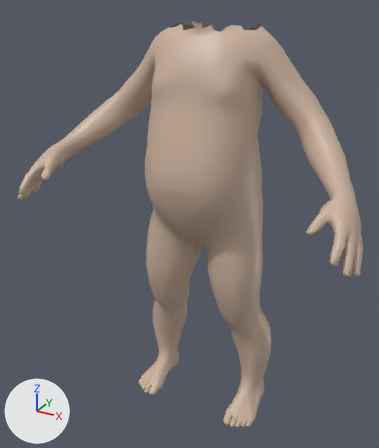
One commit to the COLLADA model models/baby_body.dae: the scene before it, then after it.
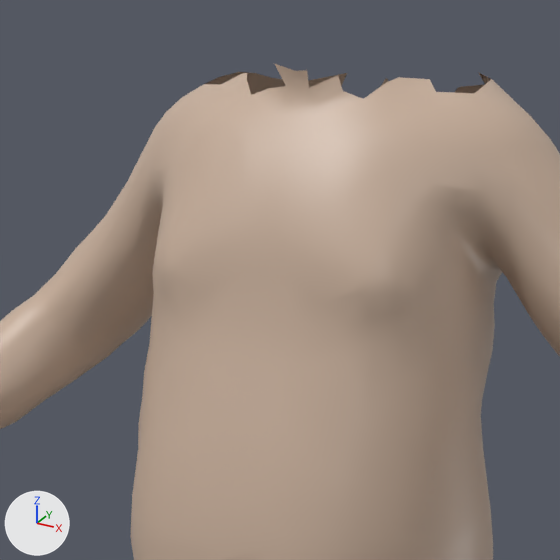
The first picture shows the older version from a 50 mm lens placed at (2.555, -5.181, 4.919), pointed at (-0.079, -0.393, 2.524). The close-ups show both versions on the part from 27% to 75% of the width and 0% to 40% of the height of that picture. Arrows for +X, +Y and +Z are at lower left; the lights stay in place.

The scene before the commit, as lines of its bpy script (objects in view):
```python
mat_baby_body_defaultskin_002_002 = principled_material('Baby_Body_Defaultskin_002_002')
mat_baby_body_defaultskin_002_002.base_color = (0.59, 0.44, 0.338)  # beige #cab19d
mat_baby_body_defaultskin_002_002.roughness = 0.44
me_baby_body_001 = bpy.data.meshes.new('Baby:Body.001')
me_baby_body_001.from_pydata(...)  # 2691 vertices, 5344 faces; spans x -1.94..1.94, y -1.29..0.4, z 0.0..4.67
me_baby_body_001.materials.append(mat_baby_body_defaultskin_002_002)  # beige #cab19d
ob_baby_body_0012 = bpy.data.objects.new('Baby_Body_0012', me_baby_body_001)
ob_baby_body_0012.location = (0.0, 0.0, 0.0)
```
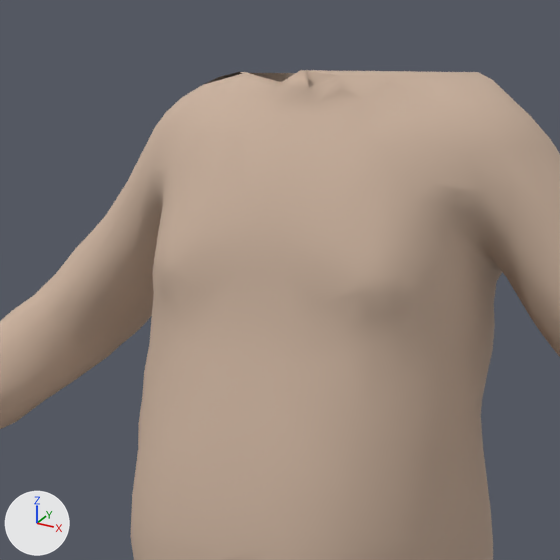
Edits to the scene script, one JSON object a line:
```json
{"op": "set", "path": "mat_baby_body_defaultskin_002_002.roughness", "old": "0.44", "new": "0.9"}
{"block": "me_baby_body_001", "where": "me_baby_body_001.from_pydata(...)  # 2691 vertices, 5344 faces; spans x -1.94..1.94, y -1.29..0.4, z 0.0..4.67"}
{"block": "me_baby_body_001", "where": "# used by ob_baby_body_0012; location = (0.0, 0.0, 0.0)"}
{"block": "me_baby_body_001", "change": "me_baby_body_001 part 1"}
{"op": "set", "path": "me_baby_body_001.vertices[2].co", "old": "(-0.01, -0.35, 4.65)", "new": "(-0.01, -0.31, 4.65)", "note": "pixel (294, 70) -> pixel (300, 70)"}
{"op": "set", "path": "me_baby_body_001.vertices[3].co", "old": "(-0.1, -0.32, 4.67)", "new": "(-0.1, -0.28, 4.62)", "note": "pixel (274, 63) -> pixel (281, 82)"}
```

Changed parts and their boxes (x1, y1, x2, y2) in the close-ups (560 x 560 px; the box of a moved part takes in the faces that stretch with it):
```json
{"object": "Baby_Body_0012", "change": "reshaped", "before": [0, 64, 560, 560], "after": [0, 70, 560, 560]}
{"part": 1, "of": "me_baby_body_001", "change": "moved or reshaped", "before": [275, 64, 309, 88], "after": [247, 70, 462, 88]}
```
